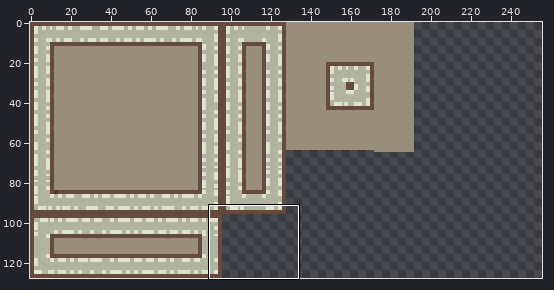
Edited in one commit: pixel-art file (sprites/walls.aseprite). Above, an overview of the earlier version with the close-up marked.
Close-up. Old version:
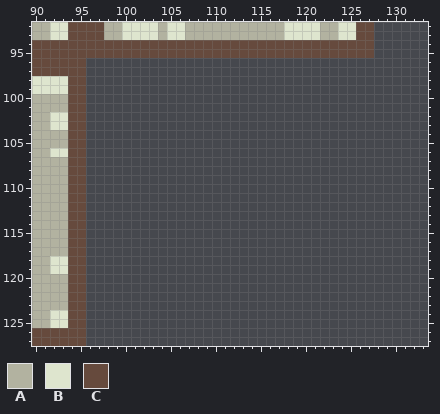
256x128 pixels, 1 frame. Shown: x 90..133, y 92..127. The commit also changed other parts of the picture, which this record leaves out.
Palette (. is transparent): A #b2b2a0  B #dee5ce  C #664a3d
Pixels before, first column x 90:
 92 AABBCCCCAABBBBABBAAAAAAAAAAABBBBAABBCC
 93 AABBCCCCAABBBBABBAAAAAAAAAAABBBBAABBCC
 94 CCCCCCCCCCCCCCCCCCCCCCCCCCCCCCCCCCCCCC
 95 CCCCCCCCCCCCCCCCCCCCCCCCCCCCCCCCCCCCCC
 96 CCCCCC................................
 97 CCCCCC................................
 98 BBBBCC................................
 99 BBBBCC................................
100 AAAACC................................
101 AAAACC................................
102 AABBCC................................
103 AABBCC................................
104 AAAACC................................
105 AAAACC................................
106 AABBCC................................
107 AAAACC................................
108 AAAACC................................
109 AAAACC................................
110 AAAACC................................
111 AAAACC................................
112 AAAACC................................
113 AAAACC................................
114 AAAACC................................
115 AAAACC................................
116 AAAACC................................
117 AAAACC................................
118 AABBCC................................
119 AABBCC................................
120 AAAACC................................
121 AAAACC................................
122 AAAACC................................
123 AAAACC................................
124 AABBCC................................
125 AABBCC................................
126 CCCCCC................................
127 CCCCCC................................
After:
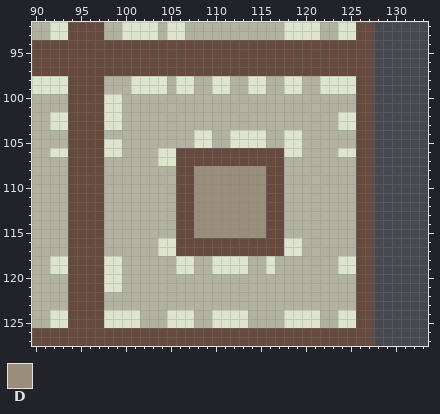
Colours new in this view: D #998e7a
Diff:
Colour A is added in rows 98 to 99 at x 98 to 100, 105, 108 to 109, 112 to 113, 116 to 117 and 120 to 121; in rows 100 to 101 at x 100 to 125; in rows 102 to 103 at x 100 to 123; in row 104 at x 98 to 107, 110 to 111, 116 to 117 and 120 to 125; in row 105 at x 100 to 107, 110 to 111, 116 to 117 and 120 to 125; in row 106 at x 100 to 103 and 120 to 123.
Colour A is added in row 107 at x 98 to 103 and 118 to 125; in rows 108 to 115 at x 98 to 105 and 118 to 125; in rows 116 to 117 at x 98 to 103 and 120 to 125; in rows 118 to 119 at x 100 to 105, 108 to 109, 114 to 115 and 117 to 123; in rows 120 to 121 at x 100 to 125; in rows 122 to 123 at x 98 to 125.
Colour A is added in rows 124 to 125 at x 102 to 104, 108 to 109, 114 to 117 and 122 to 123.
Colour B is added in rows 98 to 99 at x 101 to 104, 106 to 107, 110 to 111, 114 to 115, 118 to 119 and 122 to 125; in rows 100 to 101 at x 98 to 99; in rows 102 to 103 at x 98 to 99 and 124 to 125; in row 104 at x 108 to 109, 112 to 115 and 118 to 119; in row 105 at x 98 to 99, 108 to 109, 112 to 115 and 118 to 119; in row 106 at x 98 to 99, 104 to 105, 118 to 119 and 124 to 125.
Colour B is added in row 107 at x 104 to 105; in rows 116 to 117 at x 104 to 105 and 118 to 119; in rows 118 to 119 at x 98 to 99, 106 to 107, 110 to 113, 116 and 124 to 125; in rows 120 to 121 at x 98 to 99; in rows 124 to 125 at x 98 to 101, 105 to 107, 110 to 113, 118 to 121 and 124 to 125.
Colour C is added in rows 96 to 97 at x 96 to 127; in rows 98 to 105 at x 96 to 97 and 126 to 127; in rows 106 to 107 at x 96 to 97, 106 to 117 and 126 to 127; in rows 108 to 115 at x 96 to 97, 106 to 107, 116 to 117 and 126 to 127; in rows 116 to 117 at x 96 to 97, 106 to 117 and 126 to 127; in rows 118 to 125 at x 96 to 97 and 126 to 127.
Colour C is added in rows 126 to 127 at x 96 to 127.
Colour D is added in rows 108 to 115 at x 108 to 115.
Pixel boxes of the changes (left, top, right, bottom) in both close-ups:
added: (86, 58, 374, 346)
